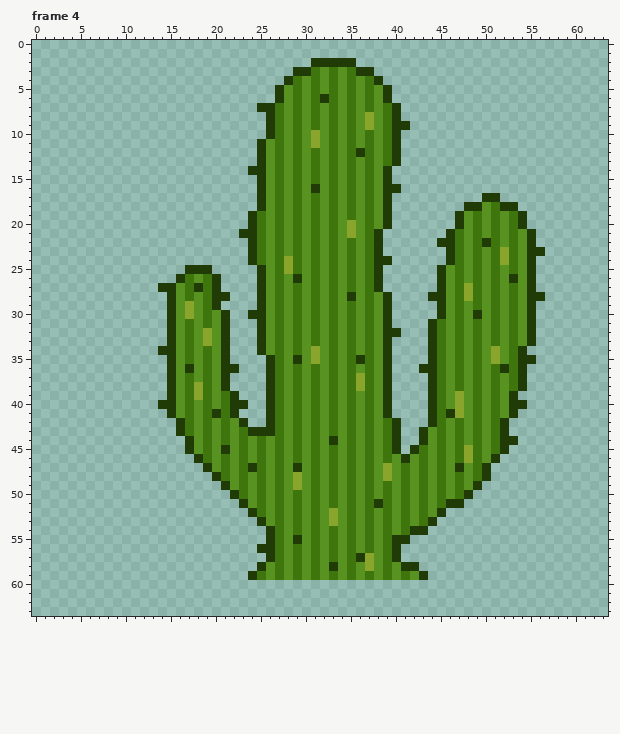
One commit to this pixel-art file: WIP/DesertSprites.aseprite. Above, as it was before the edit.
64x64 pixels, 6 frames. Colours within 5 levels of each other are drawn and written as one. Shown: frame 4. The commit also changed other frames, which this record leaves out.
After:
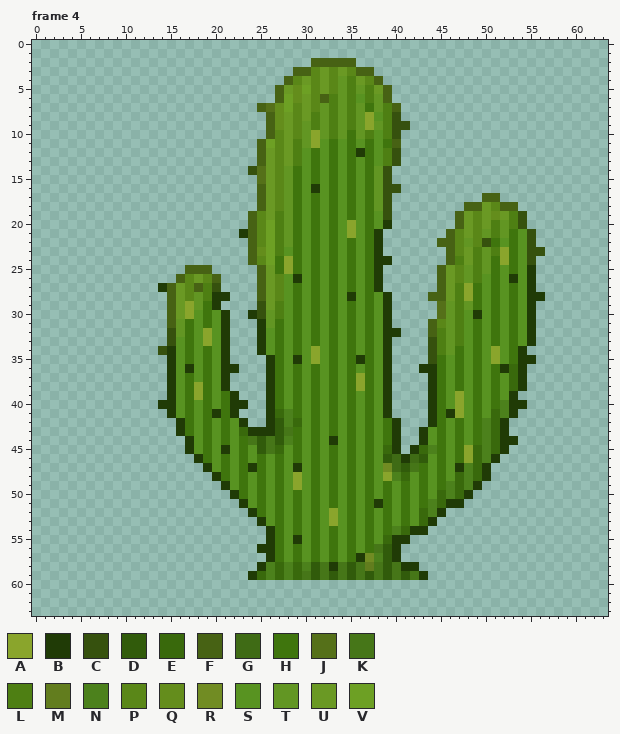
Palette (. is transparent): A #8aa52c  B #203b06  C #36510e  D #315b0b  E #39690c  F #476214  G #3f6b15  H #3f750d  J #557019  K #467618  L #4e7f13  M #627d1e  N #4c811c  P #5a8718  Q #648d1c  R #718c23  S #589321  T #629623  U #6a9924  V #6da024
What changed:
--- frame 4, layer "Layer 1"
@@ x 0..63 @@
  1 ................................................................
- 2 ...............................BBBBB............................
- 3 .............................BBHSHSHBB..........................
- 4 ............................BHSHSHSHSHB.........................
- 5 ...........................BSHSHSHSHSHSB........................
- 6 ...........................BSHSHBHSHSHSB........................
- 7 .........................BBHSHSHSHSHSHSHB.......................
- 8 ..........................BHSHSHSHSHSASHB.......................
- 9 ..........................BHSHSHSHSHSASHBB......................
-10 ..........................BHSHSASHSHSHSHB.......................
-11 .........................BSHSHSASHSHSHSHB.......................
-12 .........................BSHSHSHSHSHBHSHB.......................
-13 .........................BSHSHSHSHSHSHSHB.......................
-14 ........................BBSHSHSHSHSHSHSB........................
-15 .........................BSHSHSHSHSHSHSB........................
-16 .........................BSHSHSBSHSHSHSBB.......................
-17 .........................BSHSHSHSHSHSHSB..........BB............
-18 .........................BSHSHSHSHSHSHSB........BBSHBB..........
-19 ........................BHSHSHSHSHSHSHSB.......BSHSHSHB.........
-20 ........................BHSHSHSHSHSASHSB.......BSHSHSHB.........
-21 .......................BBHSHSHSHSHSASHB.......BHSHSHSHSB........
-22 ........................BHSHSHSHSHSHSHB......BBHSHBHSHSB........
-23 ........................BHSHSHSHSHSHSHB.......BHSHSHAHSBB.......
-24 ........................BHSHAHSHSHSHSHBB......BHSHSHAHSB........
-25 .................BBB.....BSHAHSHSHSHSHB......BSHSHSHSHSB........
-26 ................BHSHB....BSHSBSHSHSHSHB......BSHSHSHSBSB........
-27 ..............BBSHBHB....BSHSHSHSHSHSHB......BSHAHSHSHSB........
-28 ...............BSHSHBB...BSHSHSHSHSBSHSB....BBSHAHSHSHSBB.......
-29 ...............BSASHB....BSHSHSHSHSHSHSB.....BSHSHSHSHSB........
-30 ...............BSASHSB..BBSHSHSHSHSHSHSB.....BSHSBSHSHSB........
-31 ...............BSHSHSB...BSHSHSHSHSHSHSB....BHSHSHSHSHSB........
-32 ...............BSHSASB...BSHSHSHSHSHSHSBB...BHSHSHSHSHSB........
-33 ...............BSHSASB...BSHSHSHSHSHSHSB....BHSHSHSHSHSB........
-34 ..............BBSHSHSB...BSHSHSASHSHSHSB....BHSHSHSASHB.........
-35 ...............BSHSHSB....BHSBSASHSHBHSB....BHSHSHSASHBB........
-36 ...............BSBSHSBB...BHSHSHSHSHSHSB...BBHSHSHSHBHB.........
-37 ...............BSHSHSB....BHSHSHSHSHAHSB....BHSHSHSHSHB.........
-38 ...............BSHAHSB....BHSHSHSHSHAHSB....BHSHSHSHSHB.........
+ 2 ...............................FFFFF............................
+ 3 .............................FFPUPUPFF..........................
+ 4 ............................FPUPUPTLUPF.........................
+ 5 ...........................FUQVPUPTLTLUF........................
+ 6 ...........................FVQUPFLTLSLTF........................
+ 7 .........................FJQVPUPTLTLTHTLF.......................
+ 8 ..........................FQUPULTLTLTASLC.......................
+ 9 ..........................FQUPTLTLTLTATLCC......................
+10 ..........................FPUPTATLTHTLSLC.......................
+11 .........................FVPULTASHSHSHSHF.......................
+12 .........................FUPULSHSHSHBHSLC.......................
+13 .........................FUPULSHSHSHSHSLC.......................
+14 ........................CJUPTHSHSHSHSHTC........................
+15 .........................JUPTHSHSHSHSHTC........................
+16 .........................FUPTHSBSHSHSHTCC.......................
+17 .........................FUPTHSHSHSHSHTC..........FF............
+18 .........................FUPTHSHSHSHSHTC........FFUPFF..........
+19 ........................FPULTHSHSHSHSHSC.......FUPUQULC.........
+20 ........................FPVLTHSHSHSASHSB.......FUPULTLC.........
+21 .......................BFPVLTHSHSHSASHB.......FPUPTLTHSC........
+22 ........................FPVLTHSHSHSHSHB......FFPTPCHSHSC........
+23 ........................FQVLSHSHSHSHSHB.......FPULTLAHSCC.......
+24 ........................FPVHAHSHSHSHSHBB......FLULTHAHSC........
+25 .................FFF.....FUHAHSHSHSHSHB......FUPTLTHSHSB........
+26 ................FPUPF....FUPSBSHSHSHSHB......FUPTLSHSBSB........
+27 ..............BFUPFLC....FUPSHSHSHSHSHB......FULAHSHSHSB........
+28 ...............FUPTLBB...FUPSHSHSHSBSHSB....FFULAHSHSHSBB.......
+29 ...............FUATHB....CULSHSHSHSHSHSB.....JTLTHSHSHSB........
+30 ...............FUASHSB..BCTLSHSHSHSHSHSB.....JTLSBSHSHSB........
+31 ...............FTHSHSB...BTHSHSHSHSHSHSB....FPTLSHSHSHSB........
+32 ...............CTHSASB...BSHSHSHSHSHSHSBB...FLTLSHSHSHSB........
+33 ...............CSHSASB...BSHSHSHSHSHSHSB....CLTLSHSHSHSB........
+34 ..............CBSHSHSB...BSHSHSASHSHSHSB....CLTHSHSASHB.........
+35 ...............BSHSHSB....BHSBSASHSHBHSB....CHSHSHSASHBB........
+36 ...............BSBSHSBB...BHSHSHSHSHSHSB...BBHSHSHSHBEB.........
+37 ...............BSHSHSB....BHSHSHSHSHAHSB....BHSHSHSHSEB.........
+38 ...............BSHAHSB....BHSHSHSHSHAHSB....BHSHSHSHSEB.........
 39 ...............BSHAHSHB...BHSHSHSHSHSHSB....BHSASHSHSB..........
-40 ..............BBSHSHSHBB..BHSHSHSHSHSHSB....BHSASHSHSBB.........
-41 ...............BSHSHBHB...BHSHSHSHSHSHSB....BHBASHSHSB..........
-42 ................BHSHSHSB..BHSHSHSHSHSHSHB...BHSHSHSHB...........
-43 ................BHSHSHSHBBBHSHSHSHSHSHSHB..BSHSHSHSHB...........
-44 .................BSHSHSHSHSHSHSHSBSHSHSHB..BSHSHSHSHBB..........
-45 .................BSHSBSHSHSHSHSHSHSHSHSHB.BHSHSHAHSHB...........
-46 ..................BHSHSHSHSHSHSHSHSHSHSHSBSHSHSHAHSB............
-47 ...................BSHSHBHSHSBSHSHSHSHSASHSHSHSBSHB.............
-48 ....................BHSHSHSHSASHSHSHSHSASHSHSHSHSHB.............
-49 .....................BSHSHSHSASHSHSHSHSHSHSHSHSHSB..............
-50 ......................BHSHSHSHSHSHSHSHSHSHSHSHSHB...............
-51 .......................BSHSHSHSHSHSHSHBHSHSHSHBB................
-52 ........................BHSHSHSHSASHSHSHSHSHSB..................
-53 .........................BSHSHSHSASHSHSHSHSHB...................
-54 ..........................BHSHSHSHSHSHSHSHBB....................
-55 ..........................BHSBSHSHSHSHSHBB......................
-56 .........................BBHSHSHSHSHSHSHB.......................
-57 ..........................BHSHSHSHSHBASHB.......................
-58 .........................BSHSHSHSBSHSASHSBB.....................
-59 ........................BHSHSHSHSHSHSHSHSHSB....................
+40 ..............BBSHSHSHBB..BHSHSHSHSHSHSB....BHSASHSHNBB.........
+41 ...............BSHSHBHB...BENHSHSHSHSHSB....BHBASHSENB..........
+42 ................BHSHSHSB..BDNESHSHSHSHSHB...BHSHSHNEB...........
+43 ................BHSHSHSEBBBDKHSHSHSHSHSHB..BSHSHSHNEB...........
+44 .................BSHSHSHKDKDNHSHSBSHSHSHB..BSHSHSHNEBB..........
+45 .................BSHSBSHSDKESHSHSHSHSHSEB.BENHSHAENEB...........
+46 ..................BHSHSHSHSHSHSHSHSHSHSDGBGDSHSHAENB............
+47 ...................BSHSHBHSHSBSHSHSHSHSRGDKHSHSBNEB.............
+48 ....................BHSHSHSHSASHSHSHSHSANESHSHSENEB.............
+49 .....................BSHSHSHSASHSHSHSHSHSHSHSHNENB..............
+50 ......................BHSHSHSHSHSHSHSHSHSHSHSENEB...............
+51 .......................BSHSHSHSHSHSHSHBHSHSHNEBB................
+52 ........................BHSHSHSHSASHSHSHSHSENB..................
+53 .........................BSHSHSHSASHSHSHSHSEB...................
+54 ..........................BHSHSHSHSHSHSHNEBB....................
+55 ..........................BHSBSHSHSHSHSEBB......................
+56 .........................BBHSHSHSHSHSHKDB.......................
+57 ..........................BHSHSHSHSHBRNDB.......................
+58 .........................BNENENDKBKDKMKDKBB.....................
+59 ........................BENENEKDKDKDKDKDKDKB....................
 60 ................................................................
Boxes around the changes in both pictures, in picture pixels (x1, y1, x2, y2):
changed: (248, 58, 410, 328)
changed: (428, 193, 545, 364)
changed: (158, 265, 221, 355)
changed: (239, 364, 518, 580)
